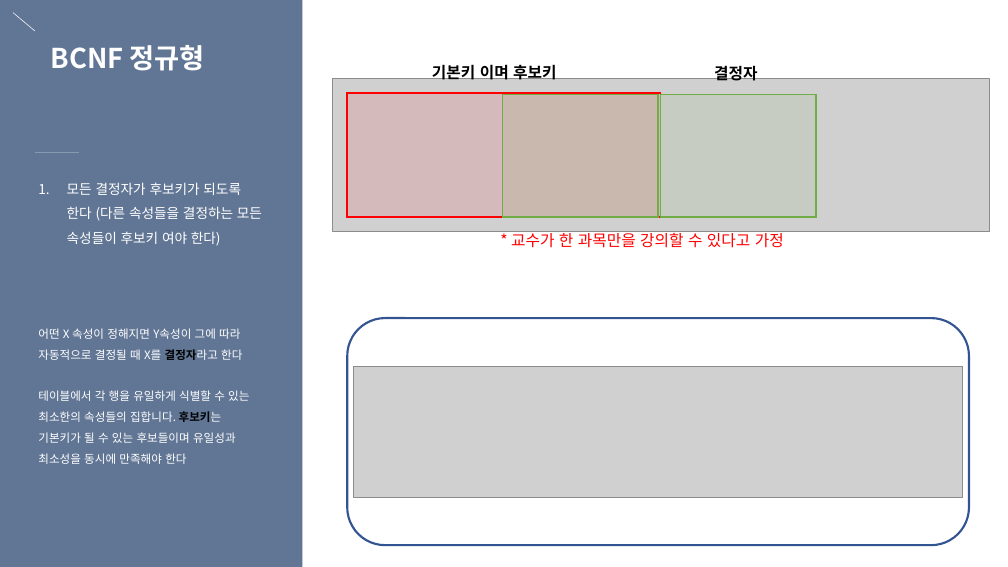
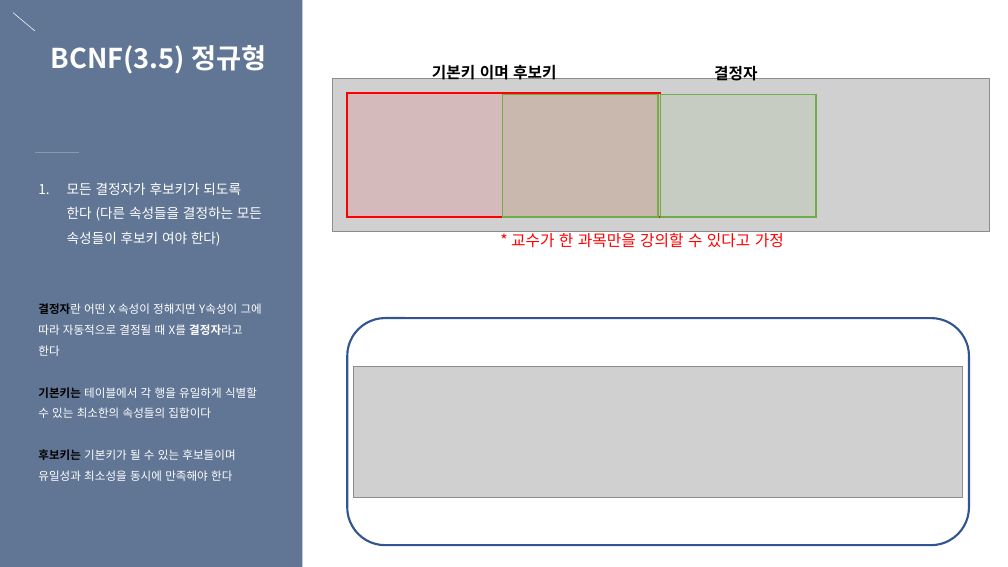
Before and after one commit to eunbee-kim/dmsql1471, a slide deck: slide 6 of 교육/5주차_DB정규화_반정규화_서버인증_세션과쿠키.pptx. Drawn at 1008x567 pixels with LibreOffice and Linux fonts; fonts in the diff are those of the drawing; grey boxes stand for pictures. Boxes give left, top, right and bottom in pixels: in the first picture for what was removed or moved away, otherwise in the second. Text is boxed around its words. In the diff, an @@ line names an element or a change of style, - is before the commit and + after.

```diff
--- a/교육/5주차_DB정규화_반정규화_서버인증_세션과쿠키.pptx
+++ b/교육/5주차_DB정규화_반정규화_서버인증_세션과쿠키.pptx
@@ text at <box>51,45,267,74</box>: text changed @@
-BCNF 정규형
+BCNF(3.5) 정규형
@@ text at <box>38,303,262,481</box>: text changed @@
-어떤 X 속성이 정해지면 Y속성이 그에 따라 자동적으로 결정될 때 X를 결정자라고 한다
-테이블에서 각 행을 유일하게 식별할 수 있는 최소한의 속성들의 집합니다. 후보키는 기본키가 될 수 있는 후보들이며 유일성과 최소성을 동시에 만족해야 한다
+결정자란 어떤 X 속성이 정해지면 Y속성이 그에 따라 자동적으로 결정될 때 X를 결정자라고 한다
+기본키는 테이블에서 각 행을 유일하게 식별할 수 있는 최소한의 속성들의 집합이다
+후보키는 기본키가 될 수 있는 후보들이며 유일성과 최소성을 동시에 만족해야 한다
```
Also in this commit, not shown: 8 other slides changed, 4 slides added.
